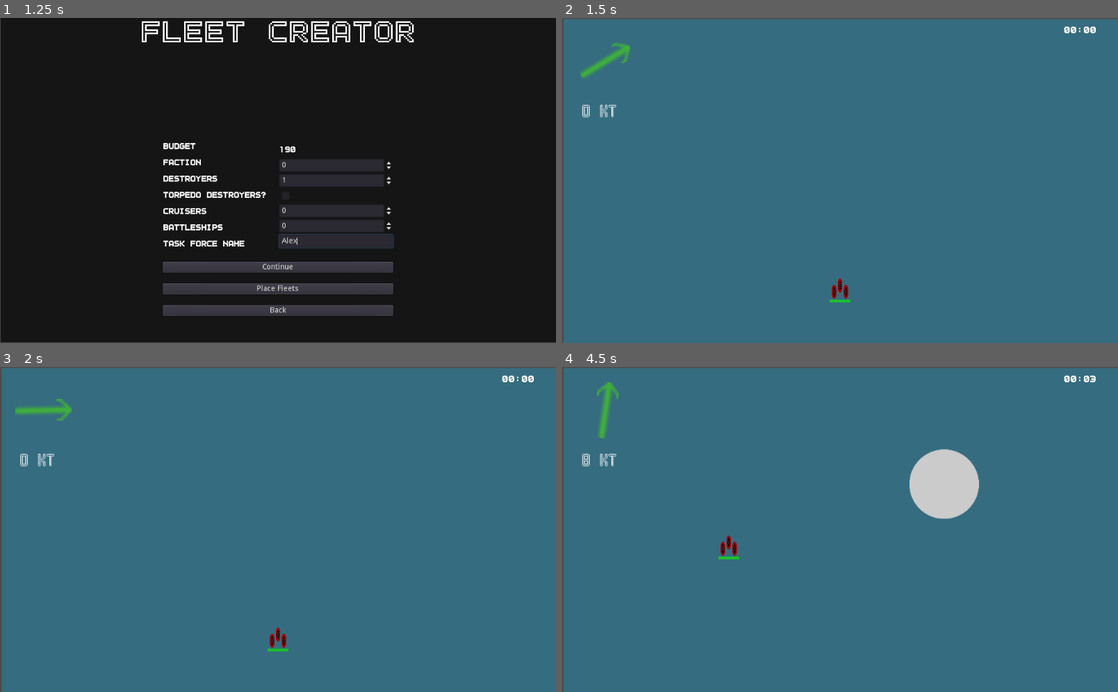
Above: before the commit, frames 1-4 (two rows, left to right).
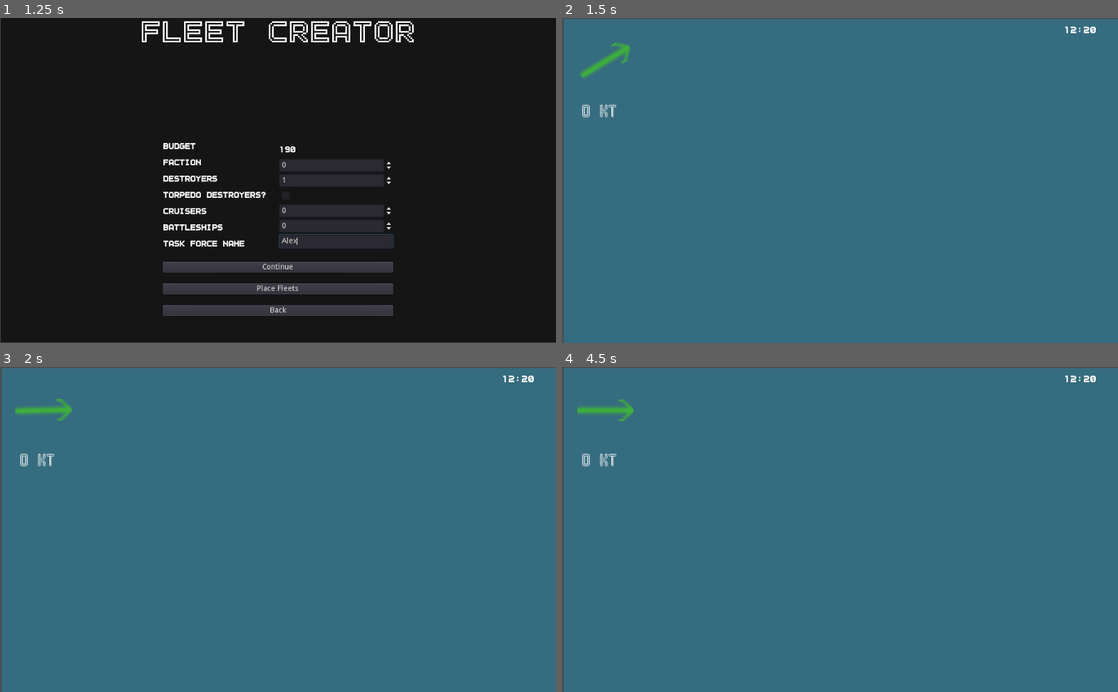
Above: after the commit, the same moments.

Repository: peter-shaw-benson/naval-game
Game: Godot game, scene res://gui/AdvancedFleetMaker.tscn
Two runs of this game, one before a commit and one after it. Both use one fixed random seed, a clock stepped at 60 frames per second and the inputs below. This scene is started directly instead of the project's main scene.
Inputs (mouse positions are in pixels of both pictures, inside the frame that each line leads up to):
- Up to frame 1 (1.25 s): click (333, 242) at 0.52 s; type "Alex" at 0.6 s
- Up to frame 2 (1.5 s): click "Place Fleets" at 1.25 s
- Up to frame 3 (2 s): no input
- Up to frame 4 (4.5 s): move the mouse to (617, 461) at 2.02 s; hold X (bomb) 2.03-2.78 s; click (617, 461) at 2.17 s; tap F (fighter) at 2.3, 2.85 s; move the mouse to (728, 545) at 2.77 s; click (728, 545) at 2.92 s; tap S (scout) at 3.05 s; tap Enter at 3.5 s; move the mouse to (895, 458) at 3.52 s; hold S (scout) 3.53-4.28 s; click (895, 458) at 3.67 s; tap B (stop) at 3.8, 4.35 s; tap Space (pause_game) at 4.25 s; move the mouse to (812, 594) at 4.27 s; click (812, 594) at 4.42 s

Frame 1 is identical in both runs. In frame 2, 0.2% of the frame differs, in the area x 48-95%, y 2-88%; in frame 3, 0.2%; in frame 4, 2.8%, in the area x 2-96%, y 2-60%.
Error after the commit: Parse Error: The identifier "loss_text" isn't declared in the current scope. (res://Game)

Commit message:
added land forts, various bug fixes (gui elements sit on top), removed ship funeral for now

Diff:
--- a/Entities/Other/LandFortEntity.gd
+++ b/Entities/Other/LandFortEntity.gd
@@ -1,4 +1,4 @@
-class_name LandFort
+class_name LandFortEntity
 extends Ship
 
 var LightGun = preload("res://Weapons/LightGun.gd")
--- a/Entities/Planes/DiveBomber.gd
+++ b/Entities/Planes/DiveBomber.gd
@@ -14,7 +14,7 @@
 	"crew": 2,
 	"class": "DiveBomber",
 	"weapons": [DiveBomb.new(), MG.new()],
-	"agility": 0.08,
+	"agility": 0.3,
 	"launch_time": 1.5
 }
 
--- a/Entities/Planes/Fighter.gd
+++ b/Entities/Planes/Fighter.gd
@@ -13,7 +13,7 @@
 	"crew": 1,
 	"class": "Fighter",
 	"weapons": [MG.new()],
-	"agility": 0.02,
+	"agility": 0.2,
 	"launch_time": 1
 }
 
--- a/Entities/Planes/LevelBomber.gd
+++ b/Entities/Planes/LevelBomber.gd
@@ -14,7 +14,7 @@
 	"crew": 3,
 	"class": "LevelBomber",
 	"weapons": [LevelBomb.new(), MG.new(), MG.new()],
-	"agility": 0.2,
+	"agility": 0.4,
 	"launch_time": 5
 }
 
--- a/Entities/Planes/Plane.gd
+++ b/Entities/Planes/Plane.gd
@@ -21,13 +21,9 @@
 	# Should be only based on anti air of the weapon
 	var range_factor_damage = GameState.get_rangeFactor() + 1
 
-	var hit = calculate_hit(weapon.base_accuracy * self.agility, distance, enemy_stopped)
-	var partial_hit = calculate_hit(weapon.base_accuracy, distance, enemy_stopped)
+	var hit = calculate_hit(weapon, distance, enemy_stopped)
 
-	var damage_result = weapon.anti_air * range_factor_damage
+	var damage_result = weapon.anti_air * range_factor_damage * agility
 
 	if hit:
 		hit_points -= damage_result
-
-	if partial_hit:
-		hit_points -= (damage_result / 2)
--- a/Entities/Planes/ScoutPlane.gd
+++ b/Entities/Planes/ScoutPlane.gd
@@ -11,7 +11,7 @@
 	"crew": 2,
 	"class": "ScoutPlane",
 	"weapons": [],
-	"agility": 0.05,
+	"agility": 0.3,
 	"launch_time": 3
 }
 
--- a/Entities/Ships/Ship.gd
+++ b/Entities/Ships/Ship.gd
@@ -8,7 +8,8 @@
 	"engine": 0.02,
 	"battery": 0.01,
 	"rudder": 0.03,
-	"armor": 0.05
+	"armor": 0.05,
+	"hangar": 0.06
 }
 
 var damaged_rudder = false
--- a/Game Map/Map 2.gd
+++ b/Game Map/Map 2.gd
@@ -4,6 +4,7 @@
 export var island_scene: PackedScene
 export var airbase_scene: PackedScene
 export var carrier_scene: PackedScene
+export var landfort_scene: PackedScene
 export var fog_scene: PackedScene
 
 var squad: Squadron
@@ -67,8 +68,14 @@
 		if a.faction != playerFaction:
 			a.hide()
 
-func place_squadron(squad_data):
-	var squad = squadron_scene.instance()
+func place_squadron(squad_data, landfort=false):
+	var squad
+
+	if landfort:
+		print("placing land fort")
+		squad = landfort_scene.instance()
+	else:
+		squad = squadron_scene.instance()
 
 	squad.init(squad_data.ships, get_viewport().get_mouse_position(),
 	squad_data.faction, squad_data.type)
@@ -142,7 +149,7 @@
 	if len(place_list) > 0:
 		#print("placing next squad, current place list:", place_list)
 		var squad_index = place_list[0]
-		#print(squadron_data[squad_index])
+		#print(unit_data[squad_index])
 		if unit_data[squad_index]["type"] == "carrier":
 			#print("next on place list is a carrier")
 			place_carrier(unit_data[squad_index])
@@ -150,13 +157,26 @@
 			place_airbase(unit_data[squad_index])
 		elif unit_data[squad_index]["type"] == "squadron":
 			place_squadron(unit_data[squad_index])
+		elif unit_data[squad_index]["type"] == "landfort":
+			#print("found land fort!")
+			place_squadron(unit_data[squad_index], true)
 		place_list.remove(0)
 
 func _on_squadron_stopped_placement():
 	if len(place_list) > 0:
 		place_next_unit(place_list)
 	else:
+		# move control nodes to the top
+		raise_controls()
+
 		hide_enemies()
+
+func raise_controls():
+	get_node("PauseMenu").raise()
+	get_node("ClockDisplay").raise()
+	get_node("Ship Funeral").raise()
+	get_node("SquadSelected").raise()
+	get_node("WindBox").raise()
 
 func _input(event):
 
@@ -214,12 +234,12 @@
 		unpause()
 
 func _on_ship_lost(ship: Ship):
-	var loss_text = ship.get_name() + " lost to Enemy Action!"
+	#var loss_text = ship.get_name() + " lost to Enemy Action!"
 
 	get_node("Ship Funeral/Ship Text").text = loss_text
 
-	get_node("Ship Funeral").popup()
-	get_node("Ship Popup Timer").start()
+	#get_node("Ship Funeral").popup()
+	#get_node("Ship Popup Timer").start()
 
 func _on_squadron_lost(s, enemy_squad):
 	get_node("SquadSelected").hide()
@@ -232,7 +252,9 @@
 		enemy_squad.exit_combat()
 
 func _on_Ship_Popup_Timer_timeout():
-	get_node("Ship Funeral").hide()
+	pass
+	#get_node("Ship Funeral").hide()
+	#get_node("Ship Popup Timer").stop()
 
 func get_squadron_at(location):
 	for s in squad_list:
@@ -253,35 +275,51 @@
 func update_weather():
 	get_node("Weather").calc_new_wind_direction()
 	get_node("Weather").calc_new_wind_speed()
+
 	for unit in squad_list:
-		unit.calc_new_wind_vector($Weather.get_wind_velocity_cartesian())
+		if unit:
+			unit.calc_new_wind_vector($Weather.get_wind_velocity_cartesian())
+
 	if $Weather.get_fog_gen_flag():
 		var new_fog = fog_scene.instance()
 		$Weather.register_fog(new_fog)
 		add_child(new_fog)
+
+		# when fog added, push GUI to front
+		raise_controls()
+
 	$Weather.update_fog()
 	$WindBox.update_weather_display($Weather.get_wind_dir_angle(), $Weather.get_wind_speed_kt())
 
 func _on_GameClock_timeout():
 	game_time += 1
 	update_weather()
+
 	if ai_on:
 		$Calvinatron.set_new_targets(squad_list)
+
 	update_clock_display()
 
 func display_selected_squad(squad):
 	get_node("SquadSelected").show()
 
 	var squad_text = squad.get_squad_info()
-
-	get_node("SquadSelected/SquadInfo").text = squad_text
+	var squad_health = squad.get_total_health()
+	var squad_max_health = squad.get_squadron_max_health()
+
+	get_node("SquadSelected/VBoxContainer/ProgressBar").max_value = squad_max_health
+	get_node("SquadSelected/VBoxContainer/ProgressBar").value = squad_health
+
+	get_node("SquadSelected/VBoxContainer/SquadInfo").text = squad_text
 
 func squad_deselected(squad):
 	get_node("SquadSelected").hide()
 
-func update_squad_info(new_info):
+func update_squad_info(new_info, new_health):
 	if get_node("SquadSelected").visible == true:
-		get_node("SquadSelected/SquadInfo").text = new_info
+		get_node("SquadSelected/VBoxContainer/ProgressBar").value = new_health
+
+		get_node("SquadSelected/VBoxContainer/SquadInfo").text = new_info
 
 # PLANE STUFF
 
--- a/Game Map/Map 2.tscn
+++ b/Game Map/Map 2.tscn
@@ -16,8 +16,9 @@
 [ext_resource path="res://fonts/basic_font2.tres" type="DynamicFont" id=14]
 [ext_resource path="res://Game Map/Weather/Fog.tscn" type="PackedScene" id=15]
 [ext_resource path="res://Game Map/Calvinatron/Calvinatron.gd" type="Script" id=16]
-
-
+[ext_resource path="res://Squad/LandFort/LandFort.tscn" type="PackedScene" id=17]
+[ext_resource path="res://art/themes/BackgroundBar.tres" type="StyleBox" id=18]
+[ext_resource path="res://art/themes/healthbar.tres" type="StyleBox" id=19]
 
 [sub_resource type="DynamicFont" id=1]
 size = 36
@@ -30,6 +31,7 @@
 island_scene = ExtResource( 4 )
 airbase_scene = ExtResource( 8 )
 carrier_scene = ExtResource( 13 )
+landfort_scene = ExtResource( 17 )
 fog_scene = ExtResource( 15 )
 
 [node name="ColorRect" type="ColorRect" parent="."]
@@ -93,26 +95,46 @@
 [node name="SquadSelected" type="PopupPanel" parent="."]
 visible = true
 anchor_left = 0.998619
-anchor_top = 0.998822
+anchor_top = 0.997831
 anchor_right = 0.998619
-anchor_bottom = 0.998822
-margin_left = -473.586
-margin_top = -78.293
-margin_right = 0.414246
-margin_bottom = 0.707031
+anchor_bottom = 0.997831
+margin_left = -275.586
+margin_top = -50.6986
+margin_right = 0.414124
+margin_bottom = 0.301392
 __meta__ = {
 "_edit_use_anchors_": false
 }
 
-[node name="SquadInfo" type="RichTextLabel" parent="SquadSelected"]
-anchor_left = 0.498508
-anchor_top = 0.487809
-anchor_right = 0.498508
-anchor_bottom = 0.487809
-margin_left = -233.0
-margin_top = -34.5369
-margin_right = 233.0
-margin_bottom = 36.4631
+[node name="VBoxContainer" type="VBoxContainer" parent="SquadSelected"]
+anchor_right = 1.0
+anchor_bottom = 1.0
+margin_left = 4.0
+margin_top = 4.0
+margin_right = -4.0
+margin_bottom = -4.0
+size_flags_horizontal = 3
+size_flags_vertical = 3
+__meta__ = {
+"_edit_use_anchors_": false
+}
+
+[node name="ProgressBar" type="ProgressBar" parent="SquadSelected/VBoxContainer"]
+margin_right = 268.0
+margin_bottom = 19.0
+size_flags_vertical = 3
+custom_styles/fg = ExtResource( 19 )
+custom_styles/bg = ExtResource( 18 )
+value = 60.0
+percent_visible = false
+__meta__ = {
+"_edit_use_anchors_": false
+}
+
+[node name="SquadInfo" type="RichTextLabel" parent="SquadSelected/VBoxContainer"]
+margin_top = 23.0
+margin_right = 268.0
+margin_bottom = 43.0
 size_flags_horizontal = 3
 size_flags_vertical = 3
 custom_fonts/normal_font = ExtResource( 14 )
--- a/Squad/Airbase/Airbase.gd
+++ b/Squad/Airbase/Airbase.gd
@@ -182,7 +182,7 @@
 
 		return launch_time
 
-func send_out_planes(placement, strike_type, is_carrier_launch=false, is_cap=false):
+func send_out_planes(placement, strike_type, is_cap=false):
 	#print(type)
 
 	if not launching:
@@ -220,9 +220,6 @@
 			plane_squad.set_animation(is_strike, type_map[strike_type])
 			plane_squad.set_target(target)
 			plane_squad.set_combat_air_patrol(is_cap)
-
-			if is_carrier_launch:
-				plane_squad.carrier_launch(self)
 
 			launching_squad = plane_squad
 			get_node("LaunchTimer").start()
--- a/Squad/Carrier/Carrier.gd
+++ b/Squad/Carrier/Carrier.gd
@@ -14,6 +14,7 @@
 var CarrierEntity = preload("res://Entities/Ships/CarrierEntity.gd")
 
 var plane_list
+var max_planes
 
 var launching = false
 var launching_squad
@@ -41,6 +42,7 @@
 	# just don't change it
 	self.deselect()
 
+	max_planes = get_max_planes()
 	base_speed = get_min_speed()
 	turn_weight = get_min_turn_weight()
 	visibility = get_visibility()
@@ -75,6 +77,14 @@
 	# Set max of health bar and Armor Bar
 
 	#print("squad created")
+
+func get_max_planes():
+	var temp_max = 0
+
+	for u in units:
+		temp_max += u.get_max_planes()
+
+	return temp_max
 
 func organize_aircraft(plane_list):
 	for aircraft in plane_list:
@@ -184,22 +194,60 @@
 
 ## COMBAT STUFFS
 
-func shoot_guns(weapon_shooting_list, enemy_squadron):
-	if enemy_squadron and not launching:
-		for w in weapon_shooting_list:
-			enemy_squadron.take_damage(w, global_position.distance_to(enemy_squadron.global_position))
-			enemy_squadron.update_healthbar()
-
-func _on_ShotTimer_timeout():
-	#check_t_crossed()
-	current_shot_count += 1
-	#print(weapon_dict)
-
-	for f in weapon_dict:
-		if current_shot_count % int(f) == 0:
-			#print("carrier shooting guns")
-			#print("carrier weapons length:" + str(len(weapon_dict[f])))
-			shoot_guns(weapon_dict[f], current_enemy_squadron)
+func take_damage(weapon: Weapon, distance_to_squad, enemy_stopped):
+	#print("ships taking damages")
+	# for now, the first ship will bear the brunt of the damage. ouch!
+	if len(units) <= 0:
+		emit_signal("squadron_lost", self, current_enemy_squadron)
+	else:
+		# Damage Random Ship
+		var damaged_ship = get_damaged_ship()
+		var damage_index = units.find(damaged_ship)
+
+		# setting this to false until we fix t crossing
+		damaged_ship.damage(weapon, false, distance_to_squad, enemy_stopped)
+
+		if damaged_ship.get_health() <= 0:
+			emit_signal("ship_lost", damaged_ship)
+			units.remove(damage_index)
+
+			# update weapon list
+			self.weapon_dict = construct_weapon_dict()
+
+			if len(units) <= 0:
+				emit_signal("squadron_lost", self, current_enemy_squadron)
+				print("ship sqaudron lost")
+
+		# update speed / weapon stuff
+		base_speed = get_min_speed()
+		turn_weight = get_min_turn_weight()
+
+		self.weapon_dict = construct_weapon_dict()
+
+		# Handle Plane Removal
+		var current_max_planes = get_max_planes()
+		var plane_difference = max_planes - current_max_planes
+
+		if current_max_planes == 0:
+			plane_list = []
+			organize_aircraft(plane_list)
+
+		elif plane_difference > 0:
+			# Lose planes that are stored away. Won't affect planes sent out.
+			for i in range(plane_difference):
+				lose_random_plane()
+
+		elif len(plane_list) == 0:
+			max_planes = 0
+			plane_list = []
+			organize_aircraft(plane_list)
+
+		max_planes = current_max_planes
+
+		if self.faction == GameState.get_playerFaction():
+			self.show_attack_damage(get_node("HealthBar").value, get_total_health())
+
+	emit_signal("update_squad_info", get_squad_info())
 
 # PLANE STUFF
 
@@ -292,23 +340,40 @@
 	#print(recovered_planes)
 
 	for p in recovered_planes:
-		if plane_squad.get_sprite_type() == "fighter":
-			plane_dict["fighter"].append(p)
-		elif plane_squad.get_sprite_type() == "levelBomber":
-			plane_dict["bomber"].append(p)
-		elif plane_squad.get_sprite_type() == "torpBomber":
-			plane_dict["strike"].append(p)
+		if plane_dict_size() < get_max_planes():
+			if plane_squad.get_sprite_type() == "fighter":
+				plane_dict["fighter"].append(p)
+			elif plane_squad.get_sprite_type() == "levelBomber":
+				plane_dict["bomber"].append(p)
+			elif plane_squad.get_sprite_type() == "torpBomber":
+				plane_dict["strike"].append(p)
+			else:
+				plane_dict["scout"].append(p)
 		else:
-			plane_dict["scout"].append(p)
+			break
 
 	plane_squad.queue_free()
 
 	emit_signal("planes_recovered", plane_squad)
 
 	#print(plane_dict)
+
+func plane_dict_size():
+	return plane_dict["fighter"].size() + \
+	plane_dict["scout"].size() + \
+	plane_dict["bomber"].size() + \
+	plane_dict["strike"].size()
 
 func plane_squad_death(plane_squad):
 	plane_squad.queue_free()
+
+func lose_random_plane():
+	# only doing fighters and strike planes for now, flipping a coin
+
+	plane_list.remove(randi() % plane_list.size())
+
+	organize_aircraft(plane_list)
+
 
 func start_launch(plane_list):
 	var squad_launch_time = get_launch_time(plane_list)
--- a/Squad/CombatUnitsWrapper.gd
+++ b/Squad/CombatUnitsWrapper.gd
@@ -204,7 +204,7 @@
 		get_node("Sprite").animation = sprite_type + "_clicked"
 		get_node("Sprite").set_frame(faction)
 
-		#print(get_node("Sprite").animation)
+		print(get_node("Sprite").animation)
 
 		emit_signal("squad_selected", self)
 
@@ -330,14 +330,13 @@
 func update_healthbar():
 	get_node("HealthBar").value = get_total_health()
 
-func shoot_guns(weapon_shooting_list, enemy_squadron):
+func shoot_guns(weapon_shooting_list, enemy_squadron, stopped=false):
 
 	if enemy_squadron and weapon_shooting_list:
-		#print(len(weapon_shooting_list))
+
 		for w in weapon_shooting_list:
-			enemy_squadron.take_damage(w, global_position.distance_to(enemy_squadron.global_position))
-			#enemy_squadron.update_armorbar()
-			#enemy_squadron.update_healthbar()
+			enemy_squadron.take_damage(w, global_position.distance_to(enemy_squadron.global_position), stopped)
+
 
 func take_plane_damage(plane_squad):
 	if plane_squad.get_faction() != self.get_faction():
@@ -355,6 +354,6 @@
 	if len(task_force_name) > 0:
 		squad_text += task_force_name + "\n"
 
-	squad_text += "Health: " + str(int(get_total_health())) + " Armor: " + str(int(get_total_armor())) + " Speed: " + str(base_speed)
+	squad_text += "Speed: " + str(base_speed)
 
 	return squad_text
--- a/Squad/LandFort/LandFort.gd
+++ b/Squad/LandFort/LandFort.gd
@@ -1,11 +1,20 @@
 extends ShipSquadron
 class_name LandFort
 
-func _ready():
+func select():
 	pass
 
-func select():
-	pass
+func get_min_speed():
+	return 0
+
+func get_min_turn_weight():
+	return 0
+
+func deselect():
+	print("deselecting land fort")
+	selected = false
+	get_node("Sprite").animation = "landfort" + "_basic"
+	get_node("Sprite").set_frame(faction)
 
 func stop_placing():
 	#print("stopped placing: " + self.get_name())
--- a/Squad/LandFort/LandFort.tscn
+++ b/Squad/LandFort/LandFort.tscn
@@ -1,12 +1,13 @@
-[gd_scene load_steps=10 format=2]
+[gd_scene load_steps=11 format=2]
 
 [ext_resource path="res://Squad/LandFort/LandFort.gd" type="Script" id=1]
 [ext_resource path="res://art/landfort_sprites/sprite_2.png" type="Texture" id=2]
 [ext_resource path="res://art/landfort_sprites/sprite_1.png" type="Texture" id=3]
 [ext_resource path="res://art/landfort_sprites/sprite_0.png" type="Texture" id=4]
+[ext_resource path="res://Miscellaneous/Detection Area.tscn" type="PackedScene" id=5]
 [ext_resource path="res://gui/StatusPopups.tscn" type="PackedScene" id=9]
 
-[sub_resource type="SpriteFrames" id=5]
+[sub_resource type="SpriteFrames" id=1]
 animations = [ {
 "frames": [ ExtResource( 4 ), ExtResource( 3 ), ExtResource( 2 ) ],
 "loop": true,
@@ -29,10 +30,11 @@
 pause_mode = 1
 position = Vector2( 134, 76.75 )
 script = ExtResource( 1 )
+detector_scene = ExtResource( 5 )
 
 [node name="Sprite" type="AnimatedSprite" parent="."]
 position = Vector2( 0.0883942, 0 )
-frames = SubResource( 5 )
+frames = SubResource( 1 )
 animation = "landfort_basic"
 
 [node name="IslandCollision" type="CollisionShape2D" parent="."]
--- a/Squad/PlaneSquadron/PlaneSquadron.gd
+++ b/Squad/PlaneSquadron/PlaneSquadron.gd
@@ -108,7 +108,7 @@
 func is_patrolling():
 	return patrolling
 
-func take_damage(weapon: Weapon, distance):
+func take_damage(weapon: Weapon, distance, stopped):
 	# determine weapon's anti-air
 	# aircraft are damaged when they spot an enemy fleet
 	if len(units) <= 0:
@@ -119,7 +119,7 @@
 		var damaged_plane = units[damage_index]
 
 		# setting this to false until we fix t crossing
-		damaged_plane.damage(weapon, false, distance)
+		damaged_plane.damage(weapon, false, distance, stopped)
 
 		if damaged_plane.get_health() <= 0:
 			units.remove(damage_index)
--- a/Squad/ShipSquadron.gd
+++ b/Squad/ShipSquadron.gd
@@ -177,6 +177,9 @@
 
 	return weapon_list
 
+func get_squadron_max_health():
+	return get_node("HealthBar").max_value
+
 func construct_ship_dict():
 	ship_dict = {
 		"screen": [],
@@ -195,6 +198,13 @@
 	if potential_squad.get_faction() != self.faction:
 		enter_combat(potential_squad)
 
+func take_plane_damage(plane_squad):
+	if plane_squad.get_faction() != self.get_faction():
+
+		construct_ship_dict()
+
+		self.shoot_guns(self.get_weapon_list(), plane_squad)
+		plane_squad.shoot_guns(plane_squad.get_weapon_list(), self)
 
 func exit_combat():
 	in_combat = false
@@ -230,9 +240,19 @@
 	var damaged_ship_weight = 0.6
 
 	var ship_damage_choices
-
-	var num_capitals = ship_dict["capital"].size()
-	var num_screens = ship_dict["screen"].size()
+	var num_capitals
+	var num_screens
+
+
+	if "capital" in ship_dict:
+		num_capitals = ship_dict["capital"].size()
+	else:
+		num_capitals = 0
+
+	if "screen" in ship_dict:
+		num_screens = ship_dict["screen"].size()
+	else:
+		num_screens = 0
 
 	# screen weight is the ratio of capitals to screens, times the capital weight.
 	# screens will almost always be more.
@@ -299,9 +319,10 @@
 		if self.faction == GameState.get_playerFaction():
 			self.show_attack_damage(get_node("HealthBar").value, get_total_health())
 
-	emit_signal("update_squad_info", get_squad_info())
-
-func shoot_guns(weapon_shooting_list, enemy_squadron):
+	emit_signal("update_squad_info", get_squad_info(), get_total_health())
+
+func shoot_guns(weapon_shooting_list, enemy_squadron, _stopped=false):
+
 	if enemy_squadron:
 		for w in weapon_shooting_list:
 			enemy_squadron.take_damage(w, global_position.distance_to(enemy_squadron.global_position), stopped)
--- a/Weapons/Torpedo.gd
+++ b/Weapons/Torpedo.gd
@@ -1,13 +1,13 @@
 extends "res://Weapons/Weapon.gd"
 
 var weapon_stats = {
-	"max_range": 100,
+	"max_range": 500,
 	"fire_rate": 10,
 	"damage": 10,
-	"piercing": 10,
+	"piercing": 12,
 	"armor_damage": 1,
 	"anti_air": 0,
-	"base_accuracy": 0.05,
+	"base_accuracy": 0.5,
 	"accuracy_gain": 0.03
 }
 
--- a/gui/AdvancedFleetMaker.gd
+++ b/gui/AdvancedFleetMaker.gd
@@ -45,15 +45,11 @@
 	#print(ship_list[0].speed)
 	var initial_pos = Vector2(position_x, position_y)
 
-	var sprite_dict = {"selected": "squadron_clicked",
-						"deselected": "squadron_basic"}
-
 	return {"ships": ship_list,
 			"position": initial_pos,
 			"faction": faction,
 			"name": fleet_name,
-			"type": "squadron",
-			"sprite_dict": sprite_dict}
+			"type": "squadron"}
 
 func make_destroyer_array(length):
 	var destroyer_array = []
@@ -171,6 +167,7 @@
 
 		GameState.use_budget(budget, faction)
 
+		#print(GameState.unit_list)
 		GameState.change_to_main_map2("res://Game Map/Map 2.tscn")
 	else:
 		get_node("OverBudget").popup()
--- a/gui/AirbaseSettings.gd
+++ b/gui/AirbaseSettings.gd
@@ -5,6 +5,8 @@
 var TorpBomber = preload("res://Entities/Planes/TorpBomber.gd")
 var LevelBomber = preload("res://Entities/Planes/LevelBomber.gd")
 var Fighter = preload("res://Entities/Planes/Fighter.gd")
+
+var LandFortEntity = preload("res://Entities/Other/LandFortEntity.gd")
 
 var player_carriers = 0
 
@@ -18,13 +20,17 @@
 var enemy_scouts = 1
 var enemy_strikes = 0
 var enemy_bombers = 0
-#var enemy_faction
+
 var airbase_data = {"player_airbases": 0, \
 				"player_plane_list": [],\
 				"enemy_airbases": 0, \
 				"enemy_plane_list": []}
 
 var strike_multiplier = GameState.get_strike_multiplier()
+
+# Land forts
+var player_forts = 0
+var enemy_forts = 0
 
 func _on_MakeFleets_pressed():
 
@@ -35,7 +41,7 @@
 
 		GameState.add_unit(player_carrier)
 
-	print(make_player_plane_list())
+	#print(make_player_plane_list())
 
 	if player_airbases == 1:
 		var player_airbase = {\
@@ -54,6 +60,14 @@
 		#print("enemy airbase faction:" + str(enemy_faction))
 
 		GameState.add_unit(enemy_airbase)
+
+	if player_forts >= 1:
+		for f in range(player_forts):
+			GameState.add_unit(make_fort(GameState.get_playerFaction()))
+
+	if enemy_forts >= 1:
+		for f in range(enemy_forts):
+			GameState.add_unit(make_fort(enemy_faction))
 
 	GameState.goto_scene("res://gui/AdvancedFleetMaker.tscn")
 
@@ -93,6 +107,13 @@
 
 	return plane_list
 
+func make_fort(input_faction):
+	return {"ships": [LandFortEntity.new()],
+			"position": Vector2(0, 0),
+			"faction": input_faction,
+			"name": "fort",
+			"type": "landfort"}
+
 func _on_PAirbase_value_changed(value):
 	player_airbases = value
 
--- a/project.godot
+++ b/project.godot
@@ -63,6 +63,11 @@
 "class": "LandFort",
 "language": "GDScript",
 "path": "res://Squad/LandFort/LandFort.gd"
+}, {
+"base": "Ship",
+"class": "LandFortEntity",
+"language": "GDScript",
+"path": "res://Entities/Other/LandFortEntity.gd"
 }, {
 "base": "Area2D",
 "class": "PlaneSquadron",
@@ -116,6 +121,7 @@
 "DetectionArea": "",
 "Island": "",
 "LandFort": "",
+"LandFortEntity": "",
 "PlaneSquadron": "",
 "Ship": "",
 "ShipSquadron": "",
Not shown: 1 places in Game Map/Map 2.tscn that only renumber resources
